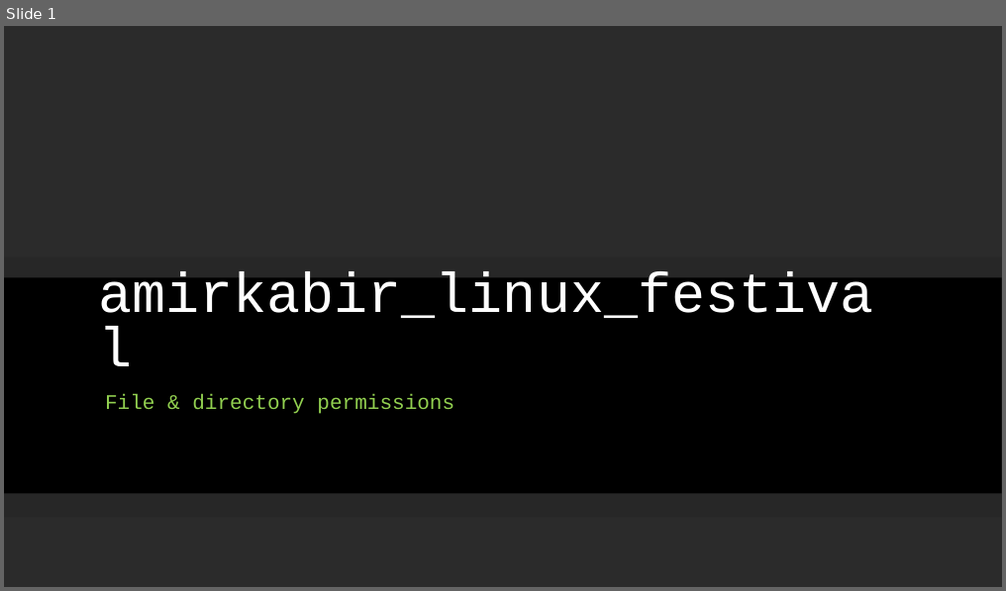
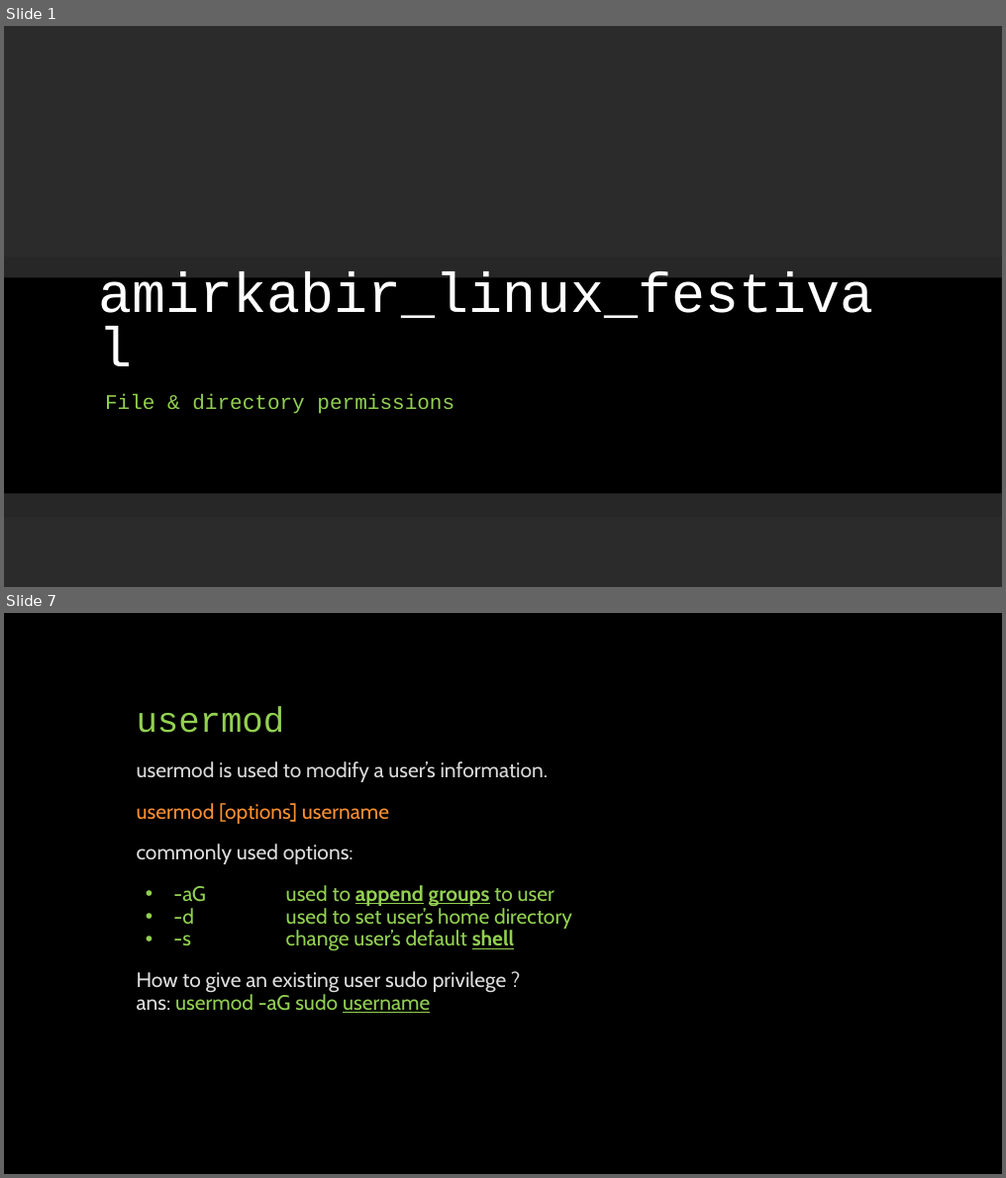
Before and after one commit to linuxfestival/introduction-to-linux-resources, a slide deck: PowerPoint/permissions.pptx. Shown one above the other, each under a label of ours: slide 1 before the commit, slides 1 and 7 after it; the slides between them are not shown. The pictures are 1006x591 and 1006x1178 pixels, drawn with LibreOffice and Linux fonts; fonts in the diff are those of the drawing; background and template pictures are left out; a plain dark background stands for a picture behind light text. Boxes give left, top, right and bottom in pixels: in the first picture for what was removed or moved away, otherwise in the second. Text is boxed around its words. In the diff, an @@ line names an element or a change of style, - is before the commit and + after.

Commit message:
add user management slides to permissions

```diff
--- a/PowerPoint/permissions.pptx
+++ b/PowerPoint/permissions.pptx
@@ slide 7 added at (x1=4, y1=613, x2=1002, y2=1174), background #000000 @@
@@ title added at (x1=137, y1=707, x2=285, y2=733), 34 pt, text #92D050 @@
+usermod
@@ text added at (x1=137, y1=761, x2=572, y2=1013), 20 pt, text #92D050 @@
+usermod is used to modify a user’s information.
+usermod [options] username
+commonly used options:
+• -aG used to append groups to user
+• -d used to set user’s home directory
+• -s change user’s default shell
+How to give an existing user sudo privilege ?
+ans: usermod -aG sudo username
```
Also in this commit, not shown: 1 slide changed, 5 other slides added.
